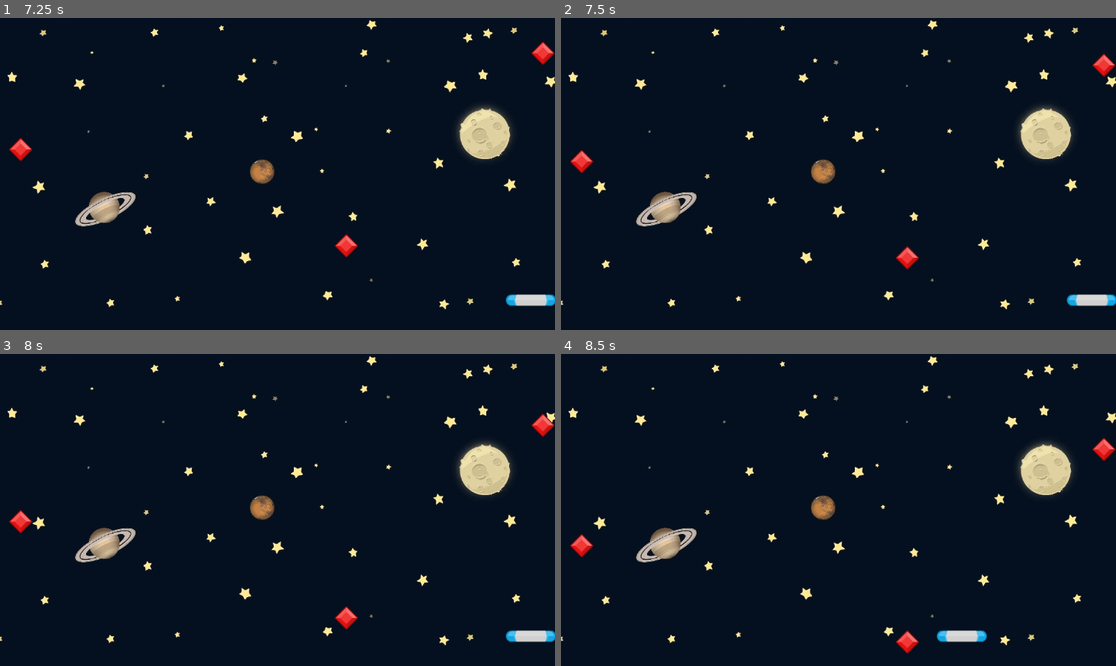
Above: before the commit, frames 1-4 (two rows, left to right).
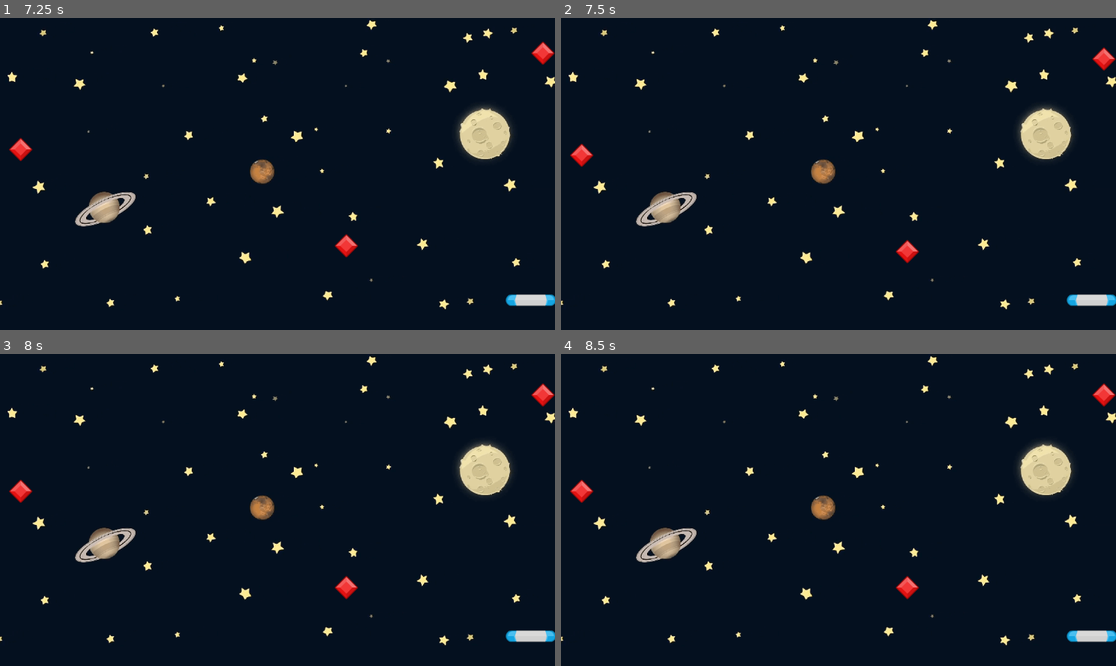
Above: after the commit, the same moments.

Repository: zserzzzz/gemcatcher
Game: Godot game, scene res://Scenes/Game/Game.tscn
The game is run twice, just before and just after one commit, with the same random seed, the same clock (stepped at 60 frames per second) and the same inputs.
Inputs:
- Up to frame 1 (7.25 s): hold D (move_right) 0.53-2.03 s; hold A (move_left) 2.03-4.28 s; hold D (move_right) from 4.28 s (still down)
- Up to frame 2 (7.5 s): keep holding D (move_right)
- Up to frame 3 (8 s): keep holding D (move_right)
- Up to frame 4 (8.5 s): release D (move_right) at 8.03 s; hold A (move_left) from 8.03 s (still down)

Frame 1 is identical in both runs. In frame 2, 0.7% of the frame differs, in the area x 1-100%, y 9-81%; in frame 3, 1.1%; in frame 4, 1.7%, in the area x 1-100%, y 9-96%.

Commit message:
pre final challenge

Diff:
--- a/Scenes/Game/Game.tscn
+++ b/Scenes/Game/Game.tscn
@@ -1,9 +1,11 @@
-[gd_scene load_steps=5 format=3 uid="uid://dd5w3bpw7u3ig"]
+[gd_scene load_steps=7 format=3 uid="uid://dd5w3bpw7u3ig"]
 
 [ext_resource type="Texture2D" uid="uid://c0ib1bugbcj8i" path="res://assets/GameBg.png" id="1_gwu2e"]
 [ext_resource type="Script" uid="uid://c0clnl4uua3nv" path="res://scripts/game/game.gd" id="1_ln2h6"]
 [ext_resource type="PackedScene" uid="uid://ctuqsssb1dm0m" path="res://Scenes/Paddle/paddle.tscn" id="2_xbxml"]
+[ext_resource type="AudioStream" uid="uid://cyhcyuk57wyiv" path="res://assets/spell1_0.wav" id="5_3k6gv"]
 [ext_resource type="AudioStream" uid="uid://i32gcttfq8ad" path="res://assets/bgm_action_5.mp3" id="5_y3kpf"]
+[ext_resource type="AudioStream" uid="uid://bwyb7alwg64a8" path="res://assets/explode.wav" id="6_3k6gv"]
 
 [node name="GAME" type="Node2D"]
 script = ExtResource("1_ln2h6")
@@ -16,7 +18,7 @@
 [node name="Paddle" parent="." instance=ExtResource("2_xbxml")]
 position = Vector2(560, 586)
 
-[node name="BgmAction5" type="AudioStreamPlayer" parent="."]
+[node name="BGM" type="AudioStreamPlayer" parent="."]
 stream = ExtResource("5_y3kpf")
 volume_db = -19.79
 autoplay = true
@@ -26,5 +28,14 @@
 wait_time = 2.0
 autostart = true
 
+[node name="ScoreSound" type="AudioStreamPlayer2D" parent="."]
+position = Vector2(560, 586)
+stream = ExtResource("5_3k6gv")
+volume_db = -10.425
+
+[node name="Explode" type="AudioStreamPlayer" parent="."]
+stream = ExtResource("6_3k6gv")
+volume_db = -15.0
+
 [connection signal="area_entered" from="Paddle" to="." method="_on_paddle_area_entered"]
 [connection signal="timeout" from="Timer" to="." method="_on_timer_timeout"]
--- a/scripts/game/game.gd
+++ b/scripts/game/game.gd
@@ -2,6 +2,10 @@
 
 const gem_scene = preload("res://Scenes/Gem/gem.tscn")
 @onready var timer: Timer = $Timer
+@onready var paddle: Area2D = $Paddle
+@onready var score_sound: AudioStreamPlayer2D = $ScoreSound
+@onready var bgm: AudioStreamPlayer = $BGM
+@onready var explode: AudioStreamPlayer = $Explode
 
 
 
@@ -10,12 +14,17 @@
 
 func _on_paddle_area_entered(area: Area2D) -> void:
 	print("collision",area)
+	score_sound.play(0)
 
 func stop_all() -> void:
 	timer.stop()
 	for child in get_children():
 		if child is Gem:
-			pass
+			child.set_process(false)
+	paddle.set_process(false)
+	score_sound.stop()
+	bgm.stop()
+	explode.play()
 
 
 func create_gem() -> void:
@@ -26,7 +35,6 @@
 	new_gem.game_over.connect(_on_gem_game_over)
 
 func _on_gem_game_over() -> void:
-	print("Game OVER")
 	stop_all()
 
 
